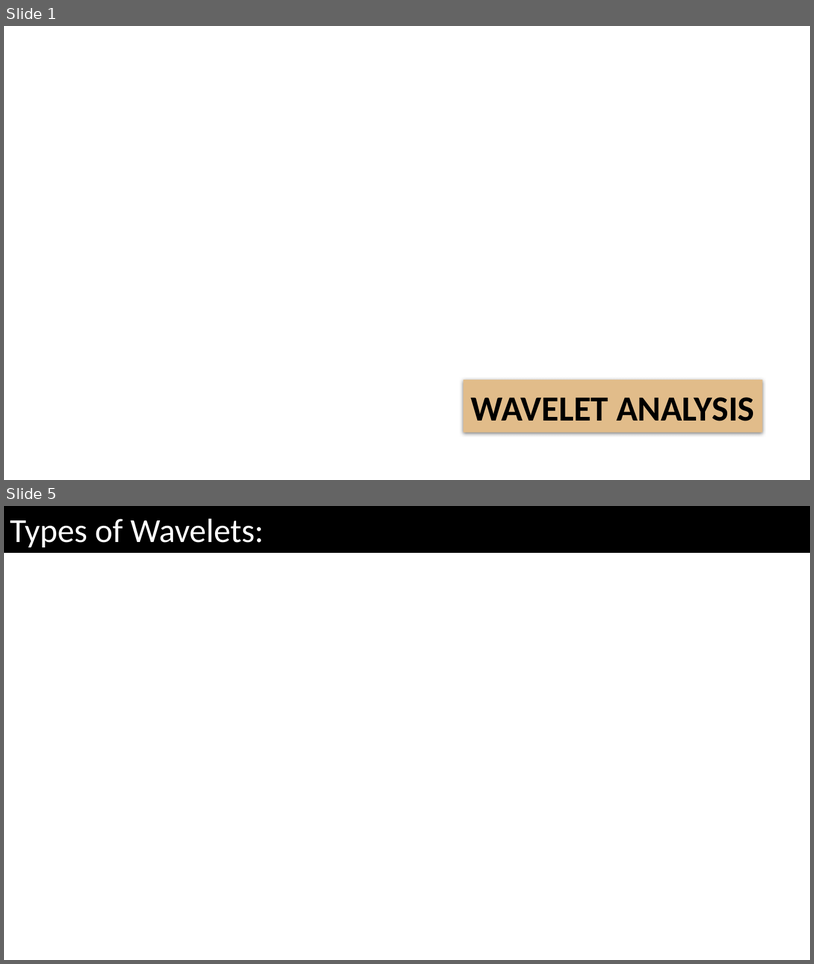
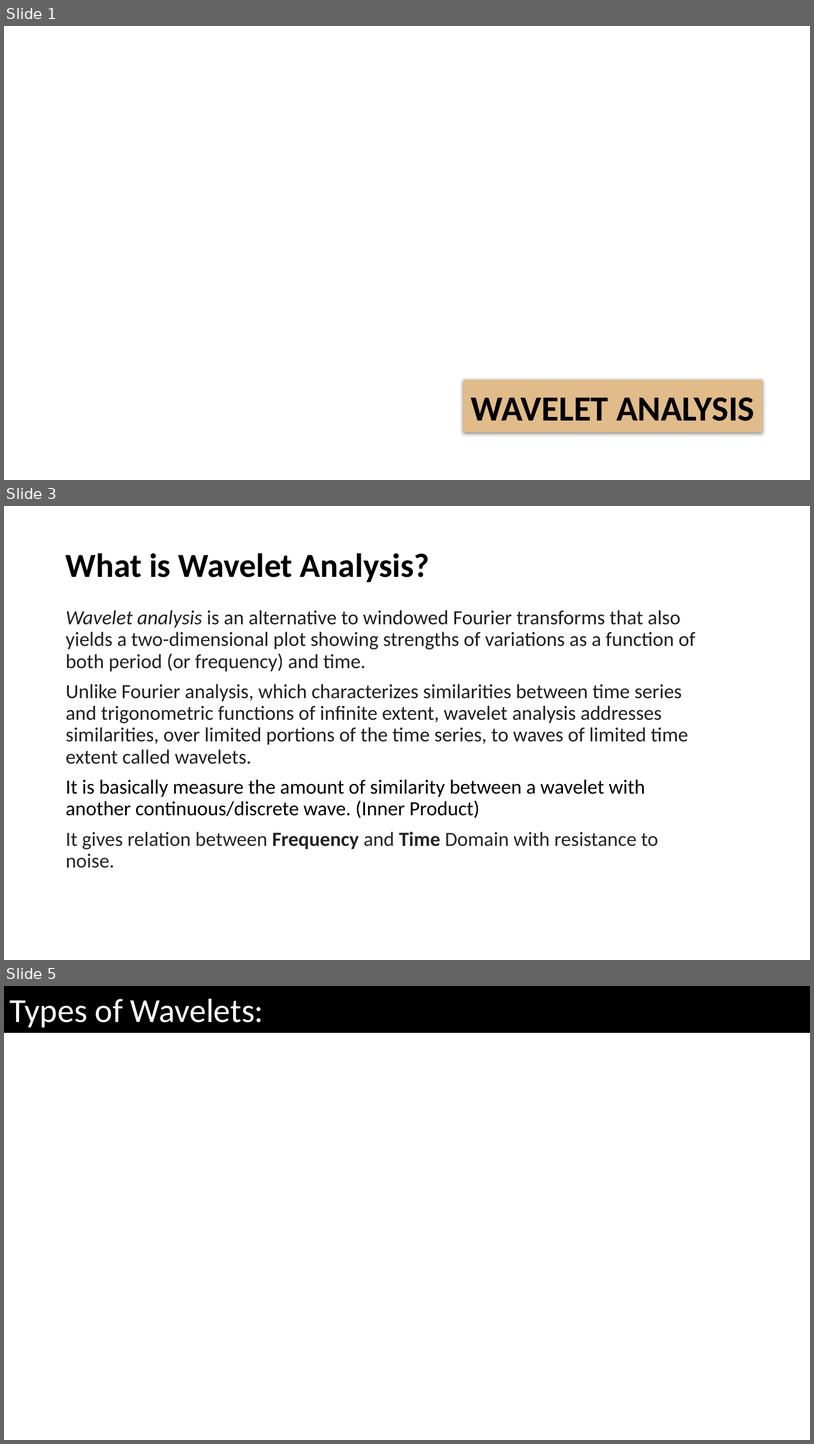
Before and after one commit to CodeBlocker007/Wavelet-Analysis, a slide deck: WaveletAnalysis.pptx. Shown one above the other, each under a label of ours: slides 1 and 5 before the commit, slides 1, 3 and 5 after it; the slides between them are not shown. The pictures are 814x964 and 814x1444 pixels, drawn with LibreOffice and Linux fonts; fonts in the diff are those of the drawing; background and template pictures are left out. Boxes give left, top, right and bottom in pixels: in the first picture for what was removed or moved away, otherwise in the second. Text is boxed around its words. In the diff, an @@ line names an element or a change of style, - is before the commit and + after.

```diff
--- a/WaveletAnalysis.pptx
+++ b/WaveletAnalysis.pptx
@@ slide 3 added at (4, 506, 810, 960), background #FFFFFF @@
@@ title added at (65, 553, 430, 582), 40 pt, text #000000, bold @@
+What is Wavelet Analysis?
@@ text added at (66, 610, 696, 868), 24 pt, text #1F1F1F @@
+Wavelet analysis is an alternative to windowed Fourier transforms that also yields a two-dimensional plot showing strengths of variations as a function of both period (or frequency) and time.
+Unlike Fourier analysis, which characterizes similarities between time series and trigonometric functions of infinite extent, wavelet analysis addresses similarities, over limited portions of the time series, to waves of limited time extent called wavelets.
+It is basically measure the amount of similarity between a wavelet with another continuous/discrete wave. (Inner Product)
+It gives relation between Frequency and Time Domain with resistance to noise.
```
Also in this commit, not shown: 2 slides changed, 4 other slides added, 1 slide removed, 5 other files.
